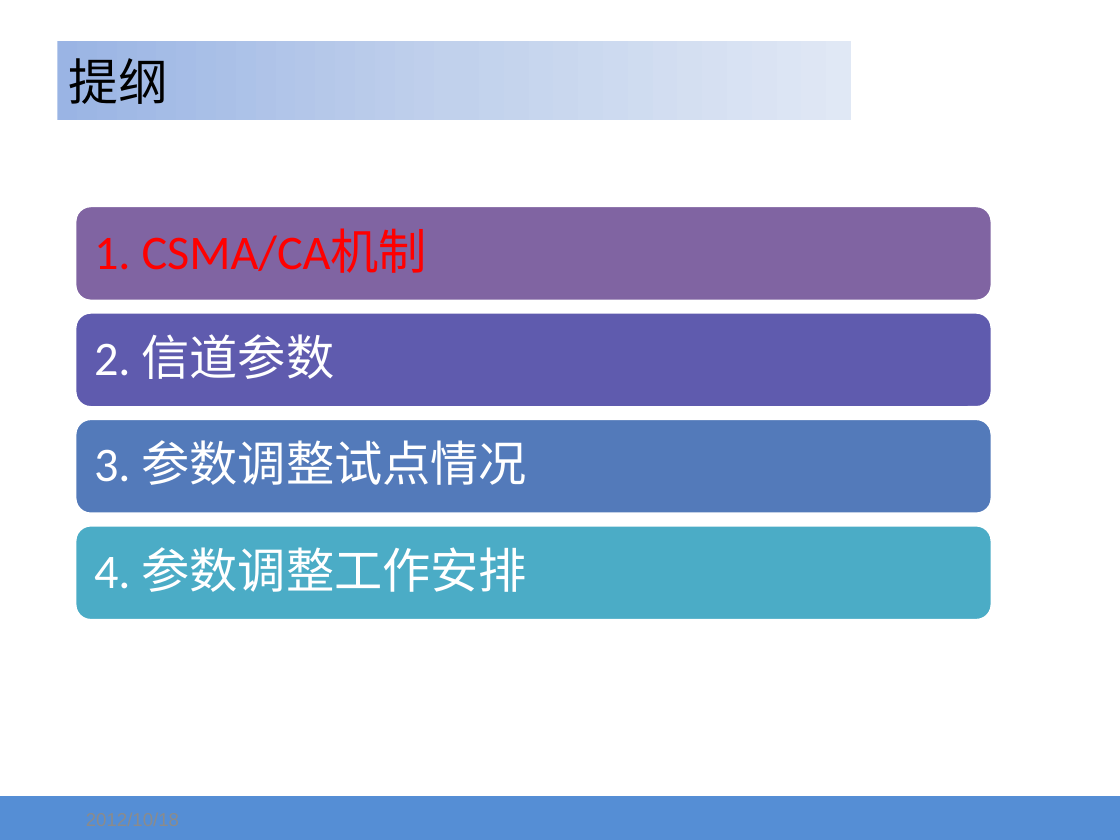
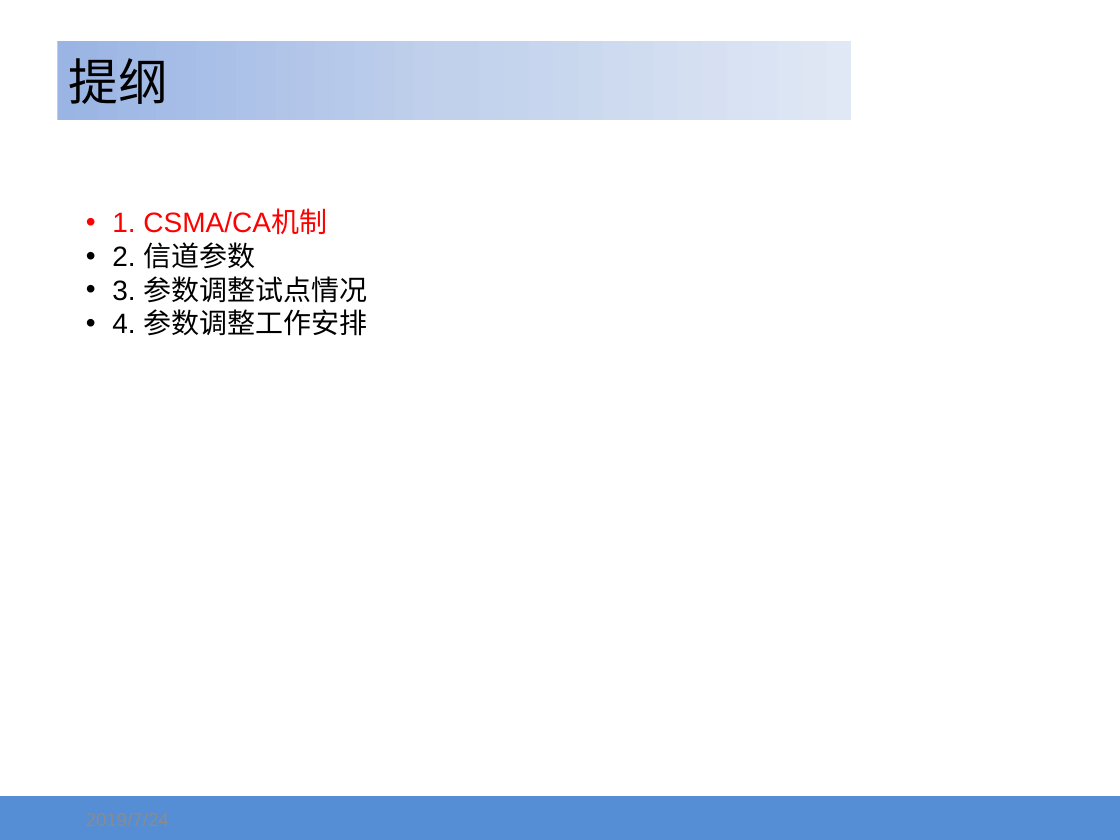
Before and after one commit to douboer/netoptimize, a slide deck: slide 2 of docs/WiFi网络信道参数调整.pptx. Drawn at 1120x840 pixels with LibreOffice and Linux fonts; fonts in the diff are those of the drawing; background and template pictures are left out. Boxes give left, top, right and bottom in pixels: in the first picture for what was removed or moved away, otherwise in the second. Text is boxed around its words. In the diff, an @@ line names an element or a change of style, - is before the commit and + after.

```diff
--- a/docs/WiFi网络信道参数调整.pptx
+++ b/docs/WiFi网络信道参数调整.pptx
@@ text "1. CSMA/CA机制" moved from (x1=94, y1=440, x2=527, y2=485) to (x1=112, y1=211, x2=367, y2=336) @@
@@ text "1. CSMA/CA机制" at (x1=112, y1=211, x2=367, y2=336): vertical alignment middle to top @@
@@ text at (x1=112, y1=211, x2=327, y2=269): paragraphs added @@
+• 1. CSMA/CA机制
+• 2. 信道参数
@@ text at (x1=112, y1=276, x2=367, y2=303): size 31 to 18 pt, font Calibri to Arial, text colour #FFFFFF to #000000 in "3. 参数调整试点情况"; bullet none to •; line spacing 0.9 to 1; less space between paragraphs @@
@@ text at (x1=112, y1=309, x2=367, y2=336): paragraph added @@
+• 4. 参数调整工作安排
@@ group removed at (x1=75, y1=206, x2=992, y2=620): 4 rounded rectangles, 3 texts @@
-1. CSMA/CA机制
-2. 信道参数
-4. 参数调整工作安排
@@ text in rectangle at (x1=0, y1=796, x2=1120, y2=840): text removed @@
-内部资料 请注意保密！
@@ text removed at (x1=75, y1=797, x2=336, y2=840) @@
-2012/10/18
```
Also in this commit, not shown: 19 other slides changed, 16 other files.
